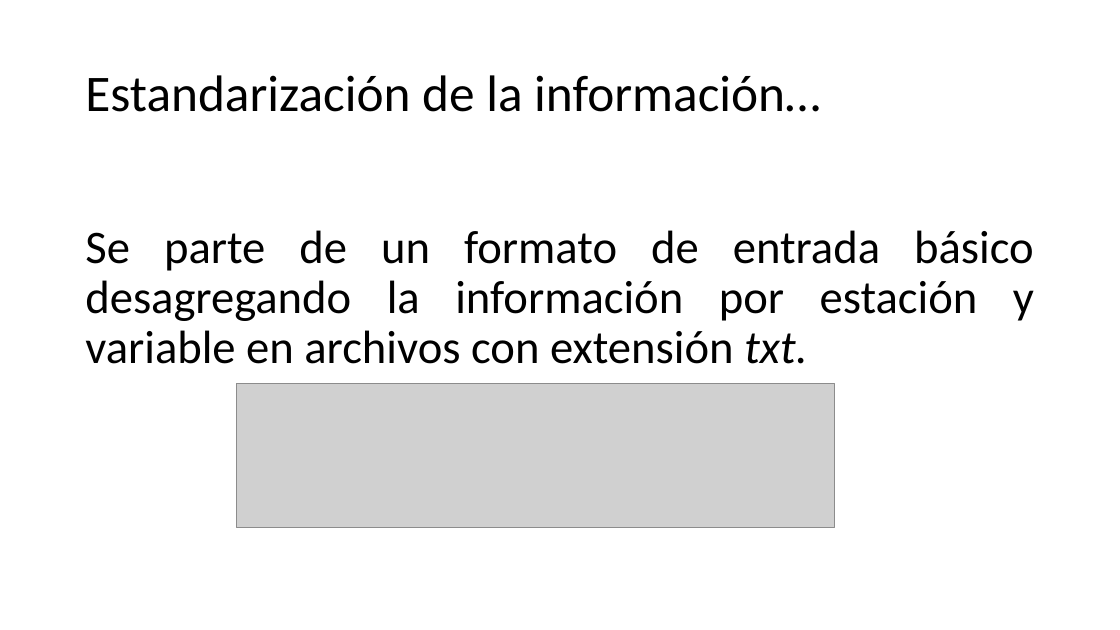
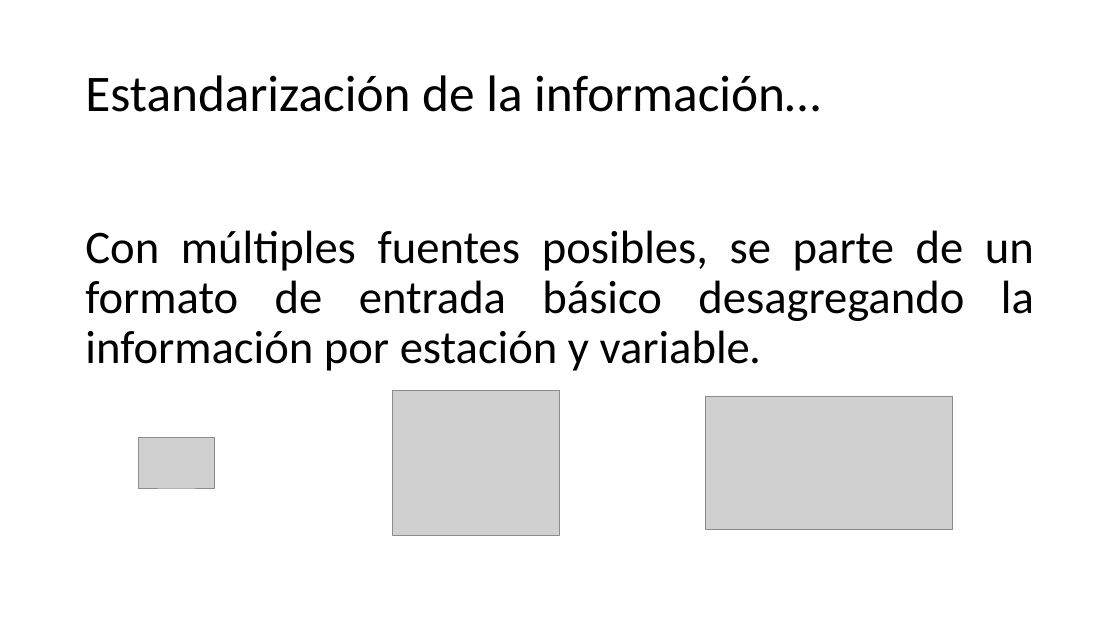
Before and after one commit to victor1130/Scripts_Clima, a slide deck: slide 7 of Tratamiento de datos climáticos.pptx. Drawn at 1120x630 pixels with LibreOffice and Linux fonts; fonts in the diff are those of the drawing; grey boxes stand for pictures. Boxes give left, top, right and bottom in pixels: in the first picture for what was removed or moved away, otherwise in the second. Text is boxed around its words. In the diff, an @@ line names an element or a change of style, - is before the commit and + after.

```diff
--- a/Tratamiento de datos climáticos.pptx
+++ b/Tratamiento de datos climáticos.pptx
@@ text at bbox=[85, 230, 1034, 371]: text changed @@
-Se parte de un formato de entrada básico desagregando la información por estación y variable en archivos con extensión txt.
+Con múltiples fuentes posibles, se parte de un formato de entrada básico desagregando la información por estación y variable.
@@ picture: place and size @@
-picture at bbox=[237, 383, 835, 528]
+picture at bbox=[392, 391, 560, 535]
@@ picture added at bbox=[705, 397, 952, 529] @@
@@ picture added at bbox=[138, 438, 214, 488] @@
```
Also in this commit, not shown: 8 other slides changed, 2 slides added, 2 other files.
